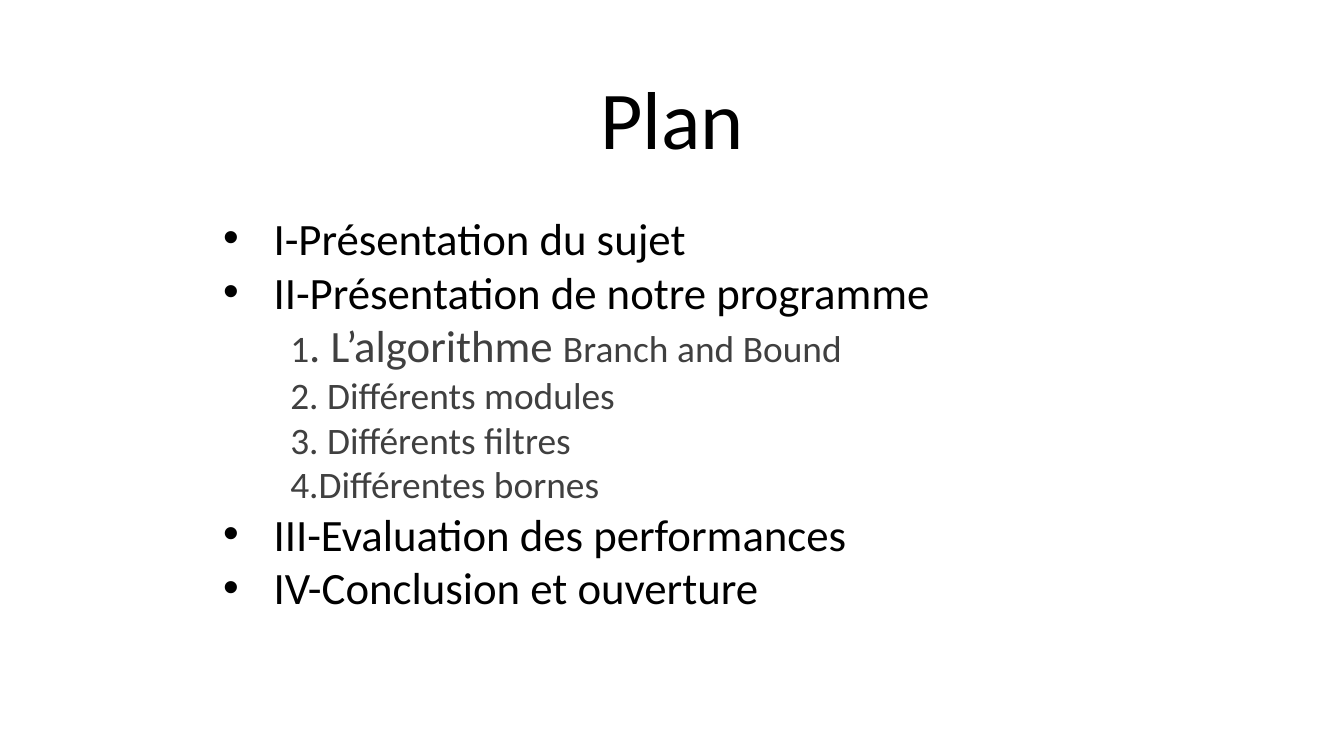
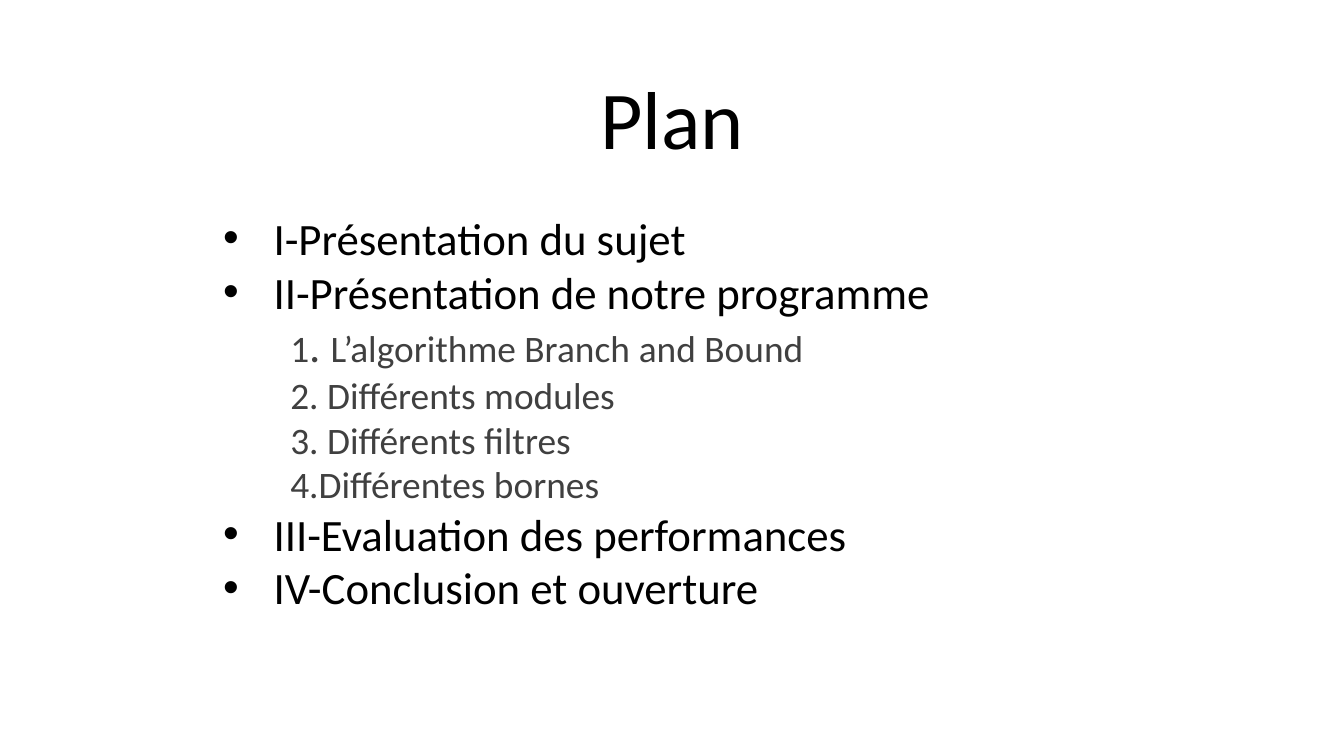
Before and after one commit to doriancoste/conflicts_resolution, a slide deck: slide 2 of presentation.pptx. Drawn at 1344x756 pixels with LibreOffice and Linux fonts; fonts in the diff are those of the drawing; background and template pictures are left out. Boxes give left, top, right and bottom in pixels: in the first picture for what was removed or moved away, otherwise in the second. Text is boxed around its words. In the diff, an @@ line names an element or a change of style, - is before the commit and + after.

```diff
--- a/presentation.pptx
+++ b/presentation.pptx
@@ text at box(290, 336, 803, 369): size 24 to 20 pt in "L’algorithme" @@
```
Also in this commit, not shown: 8 other slides changed, 1 slide removed, 1 other file.
